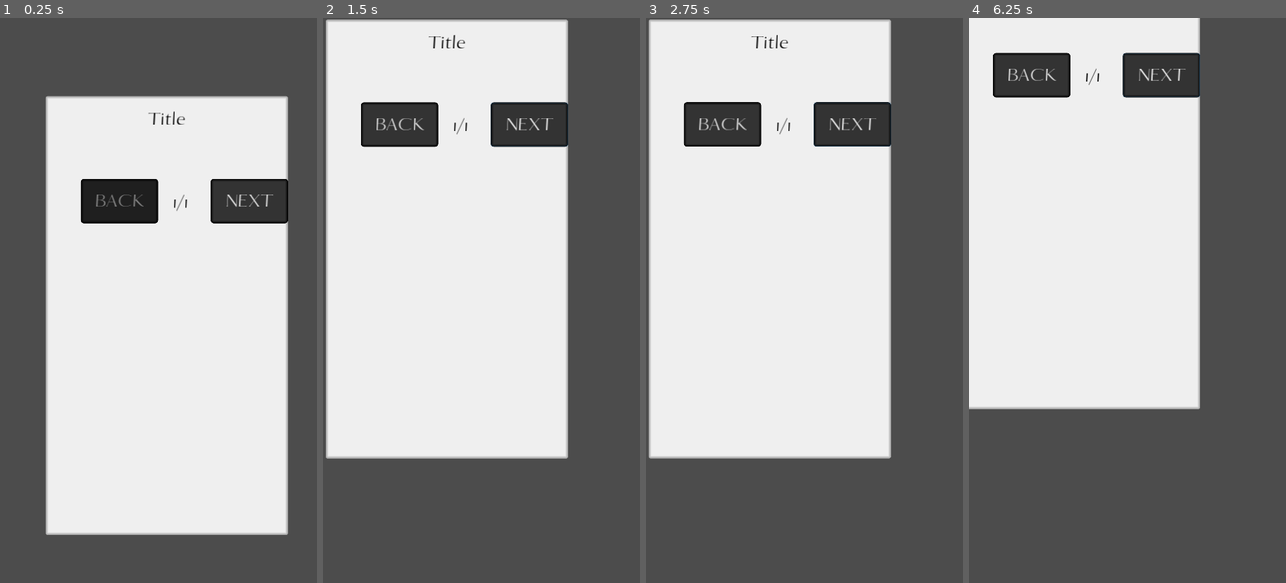
Above: before the commit, frames 1-4 (left to right).
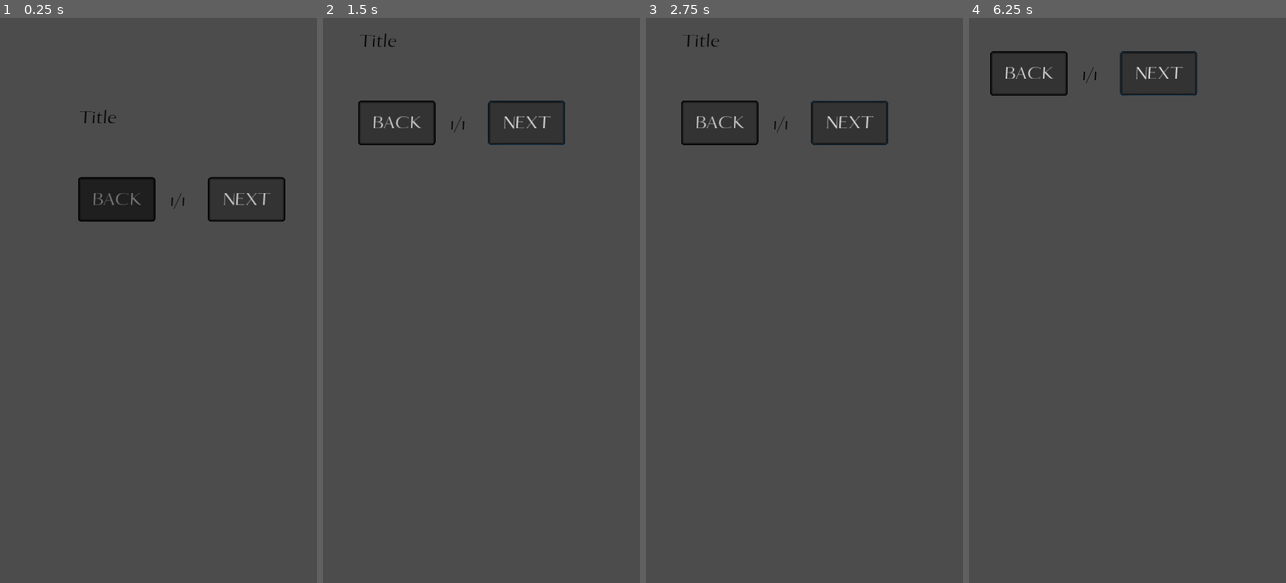
Above: after the commit, the same moments.

Repository: AndreMoukarzel/Grana-Preta
Game: Godot game, scene res://school/Lessons/Question.tscn
Two runs of this game, one before a commit and one after it. Both use one fixed random seed, a clock stepped at 60 frames per second and the inputs below. This scene is started directly instead of the project's main scene.
Inputs (mouse positions are in pixels of both pictures, inside the frame that each line leads up to):
- Up to frame 1 (0.25 s): no input
- Up to frame 2 (1.5 s): click "BACK" at 0.5 s; click "NEXT" at 1.25 s
- Up to frame 3 (2.75 s): click "NEXT" at 2 s
- Up to frame 4 (6.25 s): click "NEXT" at 2.75 s; tap Enter at 3.5, 5 s; move the mouse to (1197, 272) at 3.52 s; click (1197, 272) at 3.67 s; tap Space at 4.25, 5.75 s; drag from (1064, 328) to (1111, 413) at 4.27 s; move the mouse to (1159, 176) at 5.02 s; click (1159, 176) at 5.17 s; drag from (1111, 413) to (1032, 215) at 5.77 s

The runs differ from the first frame. In frame 1, 56% of the frame differs, in the area x 14-91%, y 13-92%; in frame 2, 57%, in the area x 0-78%, y 0-78%; in frame 3, 57%; in frame 4, 48%.
Error before the commit: Attempt to call function 'show' in base 'null instance' on a null instance. (res://school/Lessons/Question.gd:153)
Error after the commit: Attempt to call function 'connect' in base 'null instance' on a null instance. (res://school/Lessons/Question.gd:22)

Commit message:
Add confirmation to entering and leaving Questionnaire
Closes #16
Closes #18

Diff:
--- /dev/null
+++ b/school/ConfirmationPanel.gd
@@ -0,0 +1,29 @@
+extends Control
+
+
+var title
+var id
+var content
+
+
+func add_questionnaire_info(title, id, content):
+	self.title = title
+	self.id = id
+	self.content = content
+	show()
+
+
+func _on_Continue_pressed():
+	if title: # Confirmation to enter a Questionnaire
+		var School = get_tree().get_root().get_node("School")
+
+		School.add_question(title, content, id)
+	else: # Confirmation to leave a Questionnaire
+		var School = get_tree().get_root().get_node("School")
+
+		School.lock_questionnaire(id)
+		School.add_subject_tree(School.theme_entered)
+
+
+func _on_Back_pressed():
+	hide()
--- a/school/ConfirmationPanel.tscn
+++ b/school/ConfirmationPanel.tscn
@@ -1,8 +1,9 @@
-[gd_scene load_steps=5 format=2]
+[gd_scene load_steps=6 format=2]
 
-[ext_resource path="res://school/Lessons/LessonFont.otf" type="DynamicFontData" id=1]
+[ext_resource path="res://school/ConfirmationPanel.gd" type="Script" id=1]
+[ext_resource path="res://school/Lessons/LessonFont.otf" type="DynamicFontData" id=2]
 
-[sub_resource type="StyleBoxFlat" id=4]
+[sub_resource type="StyleBoxFlat" id=1]
 bg_color = Color( 0.901961, 0.901961, 0.901961, 1 )
 border_width_left = 5
 border_width_top = 5
@@ -41,17 +42,18 @@
 margin_left = 63.0
 margin_right = -63.0
 margin_bottom = -624.0
+script = ExtResource( 1 )
 
 [node name="BackGround" type="Panel" parent="."]
 margin_right = 450.0
 margin_bottom = 400.0
-custom_styles/panel = SubResource( 4 )
+custom_styles/panel = SubResource( 1 )
 
 [node name="Label" type="Label" parent="."]
 margin_top = 10.0
 margin_right = 450.0
 margin_bottom = 140.0
-custom_fonts/font = SubResource( 3 )
+custom_fonts/font = SubResource( 2 )
 custom_colors/font_color = Color( 0, 0, 0, 1 )
 text = "Sair do teste antes de o completar
  resultará em uma reprovação.
@@ -85,9 +87,12 @@
 margin_right = 400.0
 margin_bottom = 200.0
 size_flags_vertical = 3
-custom_styles/hover = SubResource( 5 )
-custom_styles/pressed = SubResource( 5 )
-custom_styles/focus = SubResource( 5 )
-custom_styles/normal = SubResource( 5 )
-custom_fonts/font = SubResource( 3 )
+custom_styles/hover = SubResource( 3 )
+custom_styles/pressed = SubResource( 3 )
+custom_styles/focus = SubResource( 3 )
+custom_styles/normal = SubResource( 3 )
+custom_fonts/font = SubResource( 2 )
 text = "VOLTAR"
+
+[connection signal="pressed" from="VBoxContainer/Continue" to="." method="_on_Continue_pressed"]
+[connection signal="pressed" from="VBoxContainer/Back" to="." method="_on_Back_pressed"]
--- a/school/Lessons/Question.gd
+++ b/school/Lessons/Question.gd
@@ -17,6 +17,9 @@
 
 func _ready():
 	var Result = $CanvasLayer/ResultPanel
+	var BackButton = get_tree().get_root().get_node("School/HUD/Back")
+
+	BackButton.connect("pressed", self, "confirm_exit")
 	randomize()
 	rect_size = OS.get_window_size() - OFFSET
 	rect_position = OFFSET/2
@@ -205,6 +208,17 @@
 	done = true
 
 
+func confirm_exit():
+	if not done:
+		$CanvasLayer/ConfirmationPanel.id = id
+		$CanvasLayer/ConfirmationPanel.show()
+	else:
+		var School = get_tree().get_root().get_node("School")
+
+		School.lock_questionnaire(id)
+		School.add_subject_tree(School.theme_entered)
+
+
 func complete():
 	var School = get_tree().get_root().get_node("School")
 
--- a/school/Lessons/Question.tscn
+++ b/school/Lessons/Question.tscn
@@ -1,8 +1,9 @@
-[gd_scene load_steps=9 format=2]
+[gd_scene load_steps=10 format=2]
 
 [ext_resource path="res://school/Lessons/Lesson.tscn" type="PackedScene" id=1]
 [ext_resource path="res://school/Lessons/Question.gd" type="Script" id=2]
 [ext_resource path="res://school/Lessons/LessonFont.otf" type="DynamicFontData" id=3]
+[ext_resource path="res://school/ConfirmationPanel.tscn" type="PackedScene" id=4]
 
 [sub_resource type="StyleBoxFlat" id=1]
 bg_color = Color( 0.203922, 0.203922, 0.203922, 1 )
@@ -82,18 +83,19 @@
 [node name="CanvasLayer" type="CanvasLayer" parent="." index="5"]
 
 [node name="ResultPanel" type="Panel" parent="CanvasLayer" index="0"]
+editor/display_folded = true
 margin_left = 100.0
 margin_top = -400.0
 margin_right = 410.0
 margin_bottom = -100.0
-custom_styles/panel = SubResource( 4 )
+custom_styles/panel = SubResource( 3 )
 
 [node name="Text" type="Label" parent="CanvasLayer/ResultPanel" index="0"]
 margin_top = 150.0
 margin_right = 299.0
 margin_bottom = 257.0
 rect_rotation = -30.0
-custom_fonts/font = SubResource( 3 )
+custom_fonts/font = SubResource( 4 )
 custom_colors/font_color = Color( 0.105882, 0.690196, 0, 1 )
 custom_colors/font_color_shadow = Color( 0, 0, 0, 1 )
 custom_constants/shadow_as_outline = 2
@@ -115,6 +117,11 @@
 
 [node name="Tween" type="Tween" parent="CanvasLayer/ResultPanel" index="2"]
 
+[node name="ConfirmationPanel" parent="CanvasLayer" index="1" instance=ExtResource( 4 )]
+visible = false
+margin_top = 312.0
+margin_bottom = -312.0
+
 [connection signal="pressed" from="Next" to="." method="_on_Next_pressed"]
 [connection signal="pressed" from="Back" to="." method="_on_Back_pressed"]
 
--- a/school/School.gd
+++ b/school/School.gd
@@ -49,7 +49,7 @@
 	clear_school()
 	add_child(Question)
 	Question.setup(question_name, question_content, question_id)
-	current_scene = "Lesson"
+	current_scene = str("Question_", question_id)
 
 
 func clear_school():
@@ -117,6 +117,12 @@
 	Save.save_game()
 
 
+func leave_questionnaire():
+	var id = int(current_scene.split("_")[1])
+	lock_questionnaire(id)
+	add_subject_tree(theme_entered)
+
+
 func instance_test_lesson():
 	var db = load("res://school/Lessons/LessonDB.gd").new()
 	var id = db.get_lesson_id("Basic Stuff")
@@ -151,3 +157,5 @@
 		var e = get_tree().change_scene("res://City.tscn")
 		if e != 0:
 			print("City scene couldn't be loaded")
+	else: # Questionnaire
+		pass # Resolved in Question.tscn
--- a/school/Subjects/SubjectLesson.gd
+++ b/school/Subjects/SubjectLesson.gd
@@ -109,7 +109,8 @@
 		if not completed:
 			complete()
 	elif type == "question":
-		School.add_question(title, db.get_lesson_content(id), id)
+		var SubjTree = get_parent().get_parent().get_parent().get_parent()
+		SubjTree.get_node("CanvasLayer/ConfirmationPanel").add_questionnaire_info(title, id, db.get_lesson_content(id))
 
 
 func _on_Timer_timeout():
--- a/school/Subjects/SubjectTree.gd
+++ b/school/Subjects/SubjectTree.gd
@@ -5,7 +5,9 @@
 
 
 func setup(theme_name):
+	var CP = $CanvasLayer/ConfirmationPanel
 	position_subjects(theme_name)
+	CP.rect_position.y = (1024 - CP.rect_size.y)/2
 	connect_signals()
 
 
@@ -46,13 +48,14 @@
 	for child in get_children():
 		var Subject = child.get_node("Subject")
 
-		Subject.connect("opened", self, "subject_opened")
-		Subject.connect("closed", self, "subject_closed")
+		if child.get_name() != "CanvasLayer":
+			Subject.connect("opened", self, "subject_opened")
+			Subject.connect("closed", self, "subject_closed")
 
 
 func subject_opened(node):
 	for child in get_children():
-		if child != node:
+		if child != node and child.get_name() != "CanvasLayer":
 			var Subject = child.get_node("Subject")
 			if Subject.is_open:
 				Subject.close()
--- a/school/Subjects/SubjectTree.tscn
+++ b/school/Subjects/SubjectTree.tscn
@@ -1,8 +1,14 @@
-[gd_scene load_steps=2 format=2]
+[gd_scene load_steps=3 format=2]
 
 [ext_resource path="res://school/Subjects/SubjectTree.gd" type="Script" id=1]
+[ext_resource path="res://school/ConfirmationPanel.tscn" type="PackedScene" id=2]
 
 [node name="SubjectTree" type="Control"]
 anchor_right = 1.0
 anchor_bottom = 1.0
 script = ExtResource( 1 )
+
+[node name="CanvasLayer" type="CanvasLayer" parent="."]
+
+[node name="ConfirmationPanel" parent="CanvasLayer" instance=ExtResource( 2 )]
+visible = false
Not shown: 2 places in school/ConfirmationPanel.tscn that only renumber resources
Not shown: 1 places in school/Lessons/Question.tscn that only renumber resources
Not shown: 3 places in school/Subjects/Subject.tscn that only renumber resources
